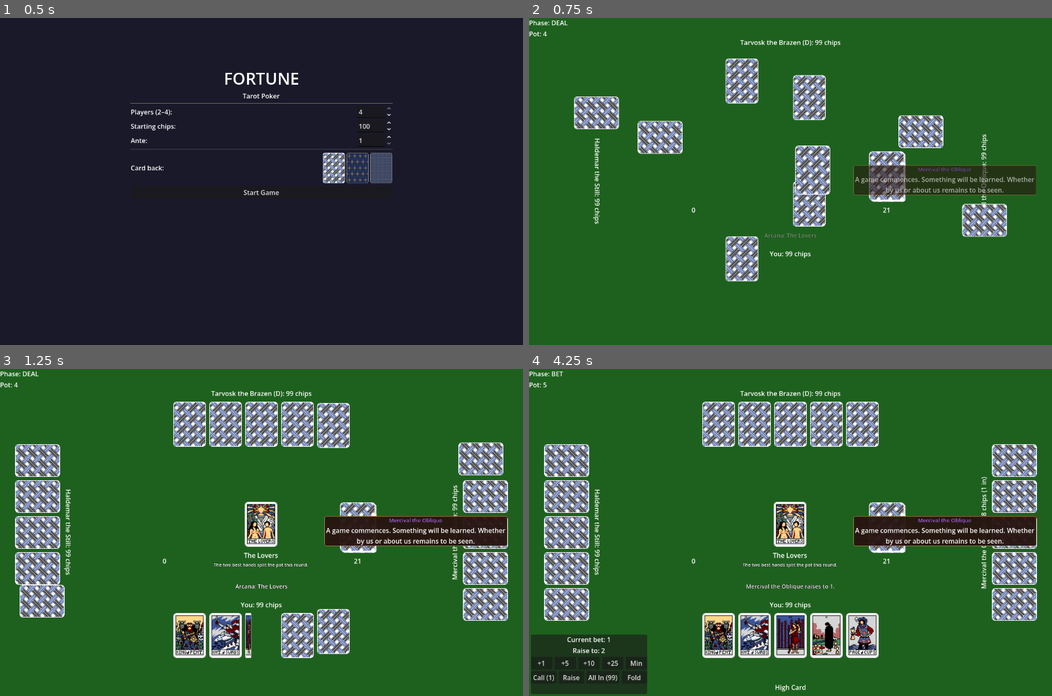
Above: before the commit, frames 1-4 (two rows, left to right).
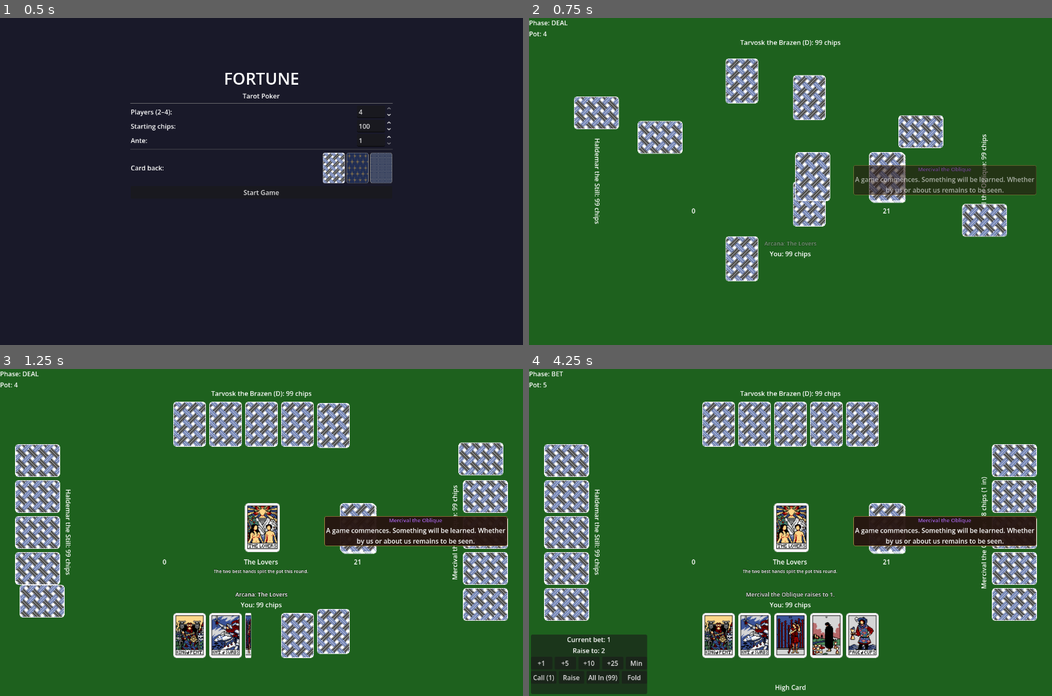
Above: after the commit, the same moments.

Repository: zenOfBass/Fortune
Game: Godot game, scene res://scenes/main_menu.tscn
Same seed, same stepped clock (60 frames per second), same inputs: the game is played once before the commit and once after it.
Inputs (mouse positions are in pixels of both pictures, inside the frame that each line leads up to):
- Up to frame 1 (0.5 s): no input
- Up to frame 2 (0.75 s): click "Start Game" at 0.5 s
- Up to frame 3 (1.25 s): no input
- Up to frame 4 (4.25 s): move the mouse to (717, 424) at 1.27 s; click (717, 424) at 1.42 s; tap Enter at 2 s; move the mouse to (753, 424) at 2.02 s; click (753, 424) at 2.17 s; move the mouse to (790, 424) at 2.77 s; click (790, 424) at 2.92 s; tap Space at 3.5 s; move the mouse to (827, 424) at 3.52 s; click (827, 424) at 3.67 s

Frame 1 is identical in both runs. In frame 2, 1.7% of the frame differs, in the area x 31-72%, y 39-70%; in frame 3, 1.7%; in frame 4, 1.9%, in the area x 31-72%, y 40-71%.

Commit message:
Fix spacing of text and cards on table

Diff:
--- a/scenes/game_table.tscn
+++ b/scenes/game_table.tscn
@@ -188,17 +188,19 @@
 [node name="CurrentArcana" type="VBoxContainer" parent="."]
 anchor_left = 0.38
 anchor_right = 0.62
-anchor_top = 0.36
-anchor_bottom = 0.65
-alignment = 1
-visible = false
-
-[node name="ArcanaThumb" type="TextureRect" parent="CurrentArcana"]
-custom_minimum_size = Vector2(60, 90)
-stretch_mode = 5
-expand_mode = 3
-size_flags_horizontal = 3
-size_flags_vertical = 3
+anchor_top = 0.41
+anchor_bottom = 0.68
+visible = false
+
+[node name="ArcanaCardContainer" type="Control" parent="CurrentArcana"]
+custom_minimum_size = Vector2(80, 128)
+size_flags_horizontal = 4
+
+[node name="ArcanaThumb" type="TextureRect" parent="CurrentArcana/ArcanaCardContainer"]
+offset_right = 80.0
+offset_bottom = 120.0
+stretch_mode = 5
+expand_mode = 3
 
 [node name="ArcanaNameLabel" type="Label" parent="CurrentArcana"]
 text = ""
@@ -216,9 +218,8 @@
 [node name="ArcanaDeck" type="VBoxContainer" parent="."]
 anchor_left = 0.63
 anchor_right = 0.74
-anchor_top = 0.36
+anchor_top = 0.41
 anchor_bottom = 0.65
-alignment = 1
 
 [node name="CardStack" type="Control" parent="ArcanaDeck"]
 custom_minimum_size = Vector2(88, 128)
@@ -254,9 +255,8 @@
 [node name="ArcanaDiscard" type="VBoxContainer" parent="."]
 anchor_left = 0.26
 anchor_right = 0.37
-anchor_top = 0.36
+anchor_top = 0.41
 anchor_bottom = 0.65
-alignment = 1
 
 [node name="CardStack" type="Control" parent="ArcanaDiscard"]
 custom_minimum_size = Vector2(88, 128)
@@ -303,8 +303,8 @@
 [node name="LatestLogLabel" type="Label" parent="."]
 anchor_left = 0.22
 anchor_right = 0.78
-anchor_top = 0.62
-anchor_bottom = 0.71
+anchor_top = 0.65
+anchor_bottom = 0.73
 text = ""
 horizontal_alignment = 1
 vertical_alignment = 1
--- a/scenes/table.gd
+++ b/scenes/table.gd
@@ -36,7 +36,7 @@
 # ---- Center arcana display ---------------------------------------------------
 
 @onready var current_arcana: Control = $CurrentArcana
-@onready var current_arcana_thumb: TextureRect = $CurrentArcana/ArcanaThumb
+@onready var current_arcana_thumb: TextureRect = $CurrentArcana/ArcanaCardContainer/ArcanaThumb
 @onready var current_arcana_name: Label = $CurrentArcana/ArcanaNameLabel
 @onready var current_arcana_desc: Label = $CurrentArcana/ArcanaDescLabel
 
@@ -165,11 +165,6 @@
 	GameManager.game_log.connect(_on_game_log)
 	DialogueManager.dialogue_line.connect(_on_dialogue_line)
 	DialogueManager.tell_read.connect(func(): GameManager.game_log.emit("You read Tarvosk's tell."))
-
-	current_arcana_thumb.custom_minimum_size = Vector2(80, 120)
-	current_arcana_thumb.expand_mode = TextureRect.EXPAND_KEEP_SIZE
-	current_arcana_thumb.size_flags_horizontal = Control.SIZE_SHRINK_CENTER
-	current_arcana_thumb.size_flags_vertical = Control.SIZE_SHRINK_CENTER
 
 	bet_panel.anchor_top = 1.0
 	bet_panel.anchor_bottom = 1.0
--- a/scripts/game_manager.gd
+++ b/scripts/game_manager.gd
@@ -126,7 +126,7 @@
 	await _phase_deal(g)
 	if g != _game_gen: return
 
-	if round_state.death_end:
+	if round_state.death_end or round_state.sun_end:
 		if not round_state.moon_secret.is_empty():
 			await _phase_moon_swap(g)
 			if g != _game_gen: return
